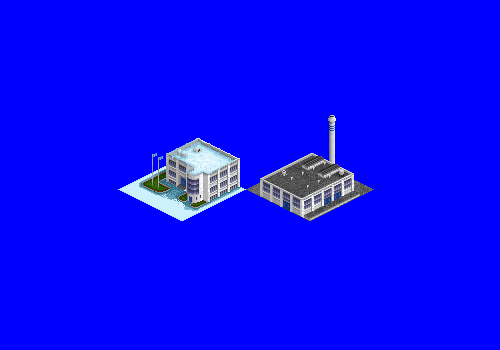
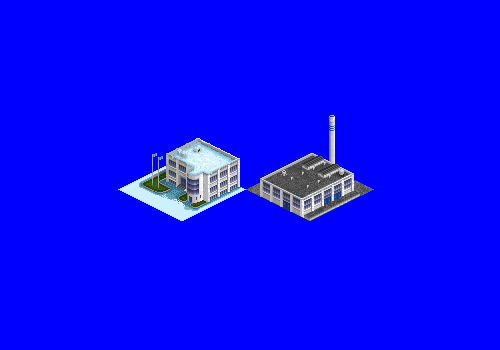
Comparing the layer stacks of the two 500 x 350 images. Changes:
painted on "chimney" over bbox(328, 116, 336, 125)
